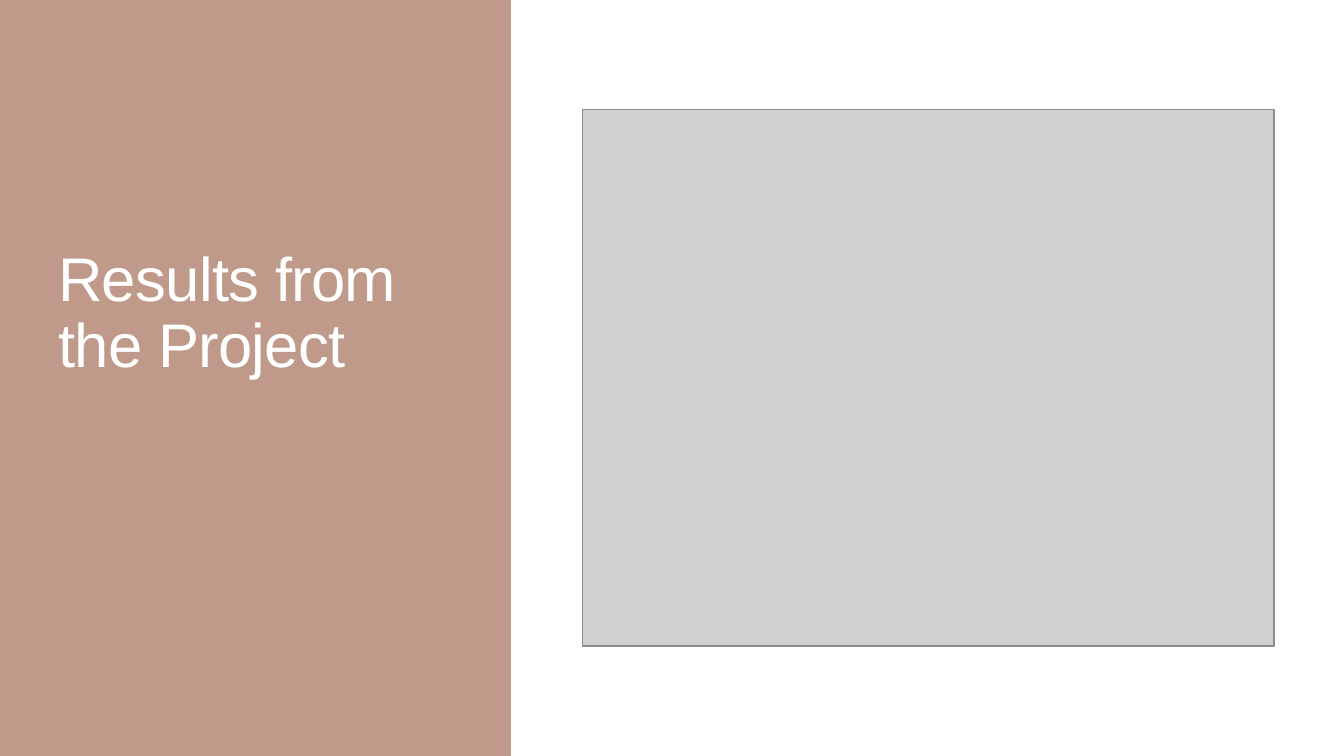
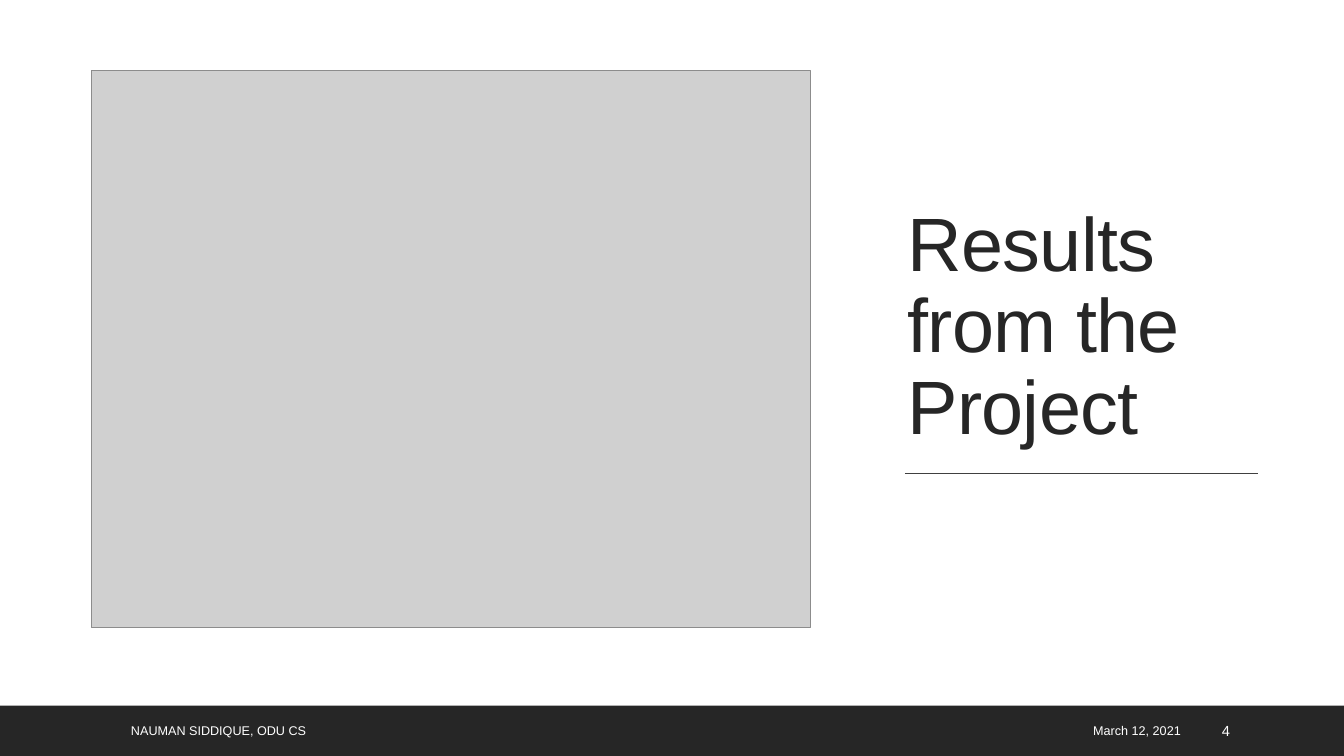
Before and after one commit to isaki001/PiCamUtils, a slide deck: slide 4 of floodDetection/report/Flood Detection using Raspberry Pi.pptx. Drawn at 1344x756 pixels with LibreOffice and Linux fonts; fonts in the diff are those of the drawing; grey boxes stand for pictures. Boxes give left, top, right and bottom in pixels: in the first picture for what was removed or moved away, otherwise in the second. Text is boxed around its words. In the diff, an @@ line names an element or a change of style, - is before the commit and + after.

```diff
--- a/floodDetection/report/Flood Detection using Raspberry Pi.pptx
+++ b/floodDetection/report/Flood Detection using Raspberry Pi.pptx
@@ rectangle removed at box(0, 0, 511, 756) @@
@@ picture: place and size @@
-picture at box(583, 110, 1274, 646)
+picture at box(92, 71, 811, 628)
@@ title "Results from the Project": place and size @@
-title "Results from the Project" at box(58, 256, 396, 379)
+title "Results from the Project" at box(908, 216, 1180, 448)
@@ title "Results from the Project" at box(908, 216, 1180, 448): size 44 to 54 pt, text colour #FFFFFF to #262626 @@
@@ line removed from (64, 404) to (437, 404) @@
@@ line added from (905, 474) to (1258, 474), #404040 1 pt @@
@@ text added at box(131, 726, 307, 738), 9 pt, text #FFFFFF @@
+NAUMAN SIDDIQUE, ODU CS
@@ text added at box(1093, 726, 1181, 737), 9 pt, text #FFFFFF @@
+March 12, 2021
@@ page number added at box(1222, 726, 1230, 736), 10.5 pt, text #FFFFFF @@
+4
```
Also in this commit, not shown: 34 other slides changed.
